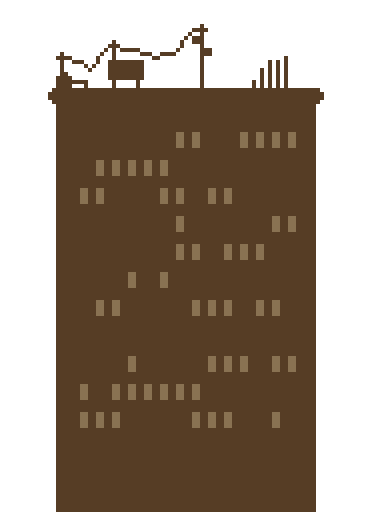
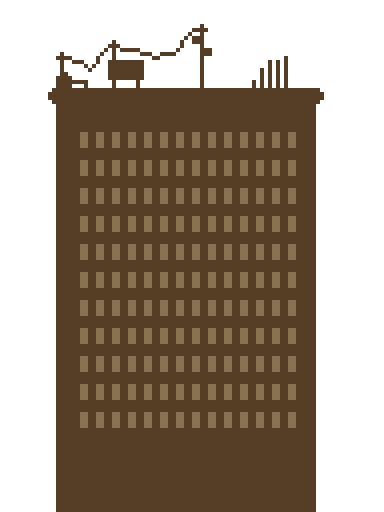
The second 384 × 512 image is a revision of the first. Changes to its layers:
hid "Capa 8 copy" over [80, 132, 296, 428]
added layer "Layer 4 copy 5" above "Layer 4 copy 4" over [80, 132, 296, 428]
added layer "Layer 4 copy 4" above "Capa 7" over [80, 132, 296, 428]
